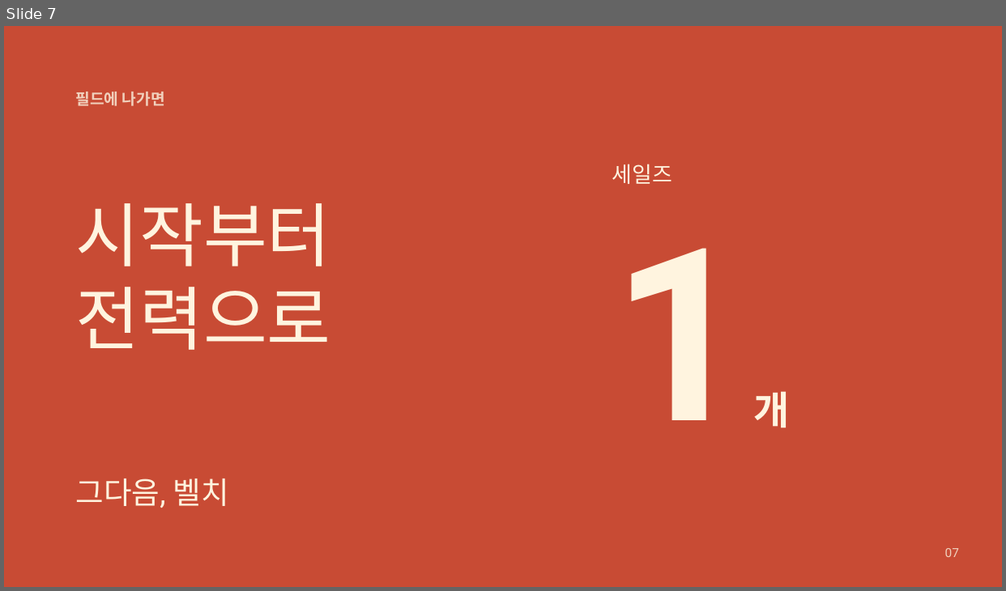
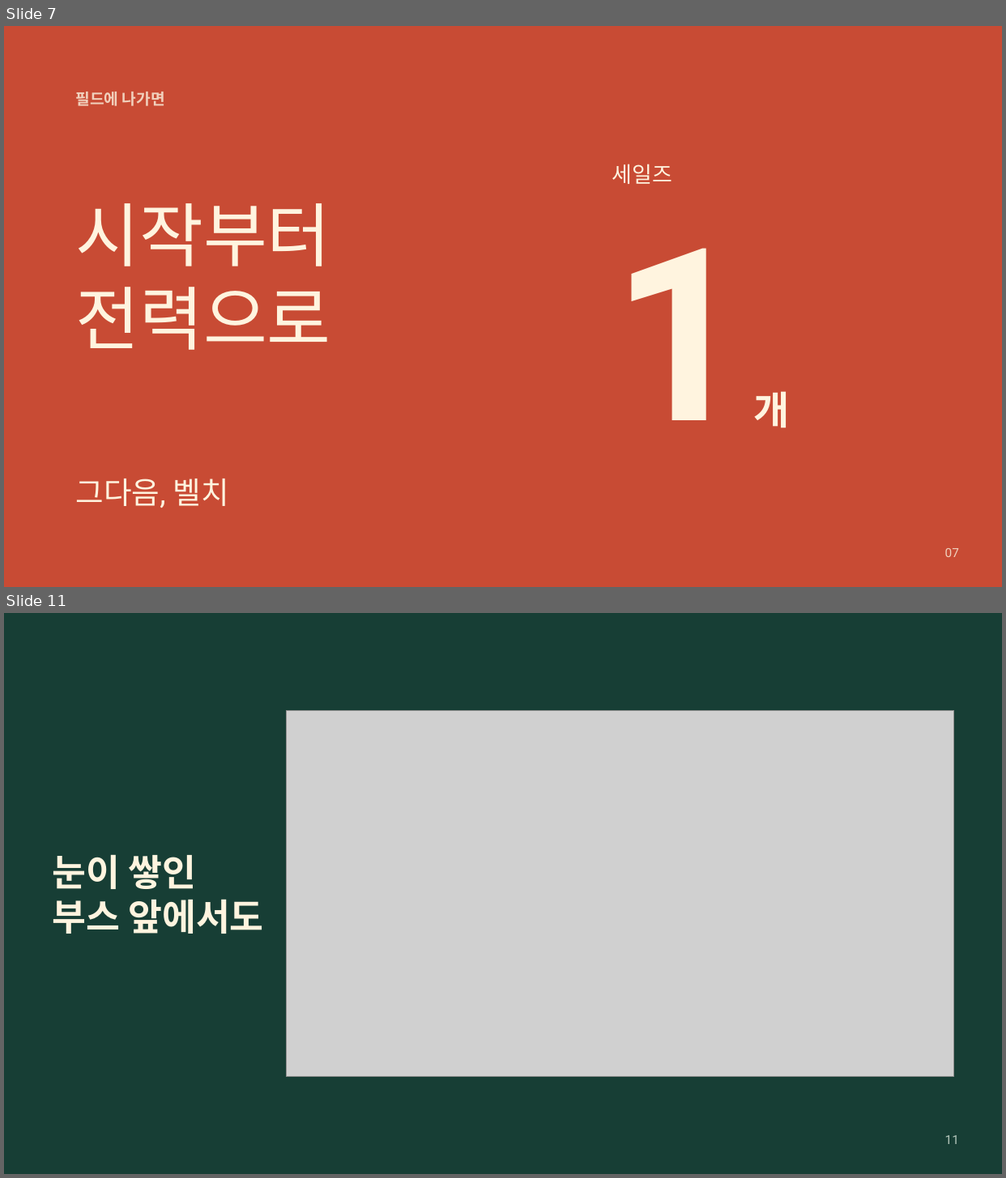
Before and after one commit to jaeyoung5178-bot/Presence, a slide deck: education/mentality/nozero400/NoZero-400Days.pptx. Shown one above the other, each under a label of ours: slide 7 before the commit, slides 7 and 11 after it; the slides between them are not shown. The pictures are 1006x591 and 1006x1178 pixels, drawn with LibreOffice and Linux fonts; fonts in the diff are those of the drawing; grey boxes stand for pictures. Boxes give left, top, right and bottom in pixels: in the first picture for what was removed or moved away, otherwise in the second. Text is boxed around its words. In the diff, an @@ line names an element or a change of style, - is before the commit and + after.

```diff
--- a/education/mentality/nozero400/NoZero-400Days.pptx
+++ b/education/mentality/nozero400/NoZero-400Days.pptx
@@ slide 11 added at [4,613,1002,1174], background #173E35 @@
@@ picture added at [286,710,954,1076] @@
@@ text added at [52,854,264,934], 35.5 pt, text #FFF4DF, bold @@
+눈이 쌓인
+부스 앞에서도
@@ text added at [945,1135,959,1144], 12 pt, text #B4C6BB @@
+11
```
Also in this commit, not shown: 9 slides changed, 4 other slides added, 2 slides removed, 10 other files.
